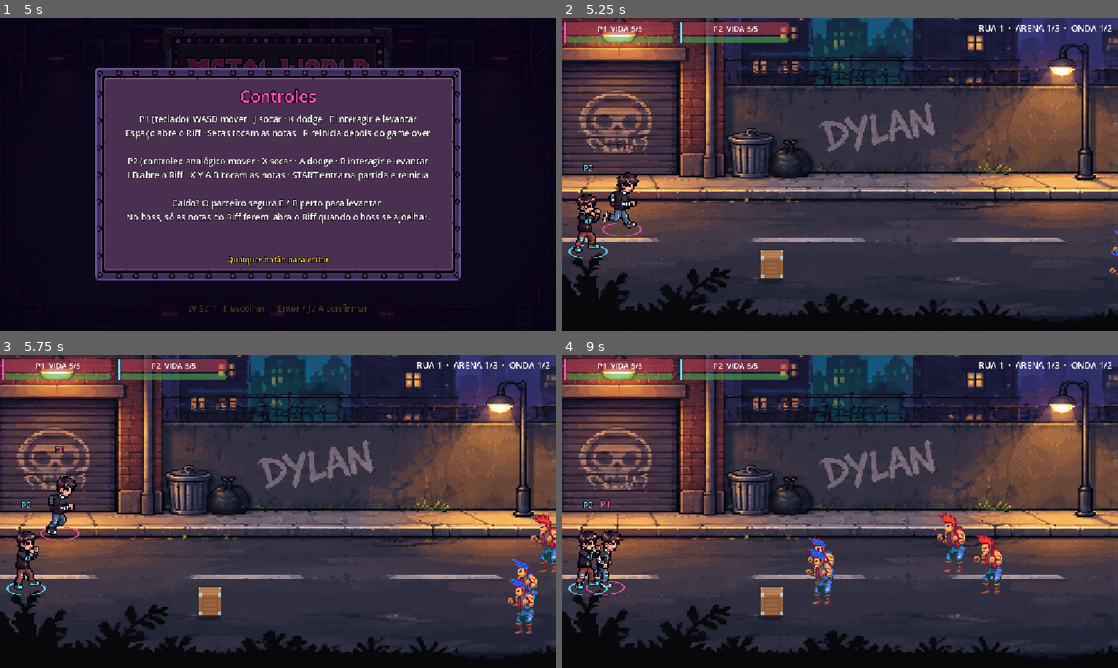
Above: before the commit, frames 1-4 (two rows, left to right).
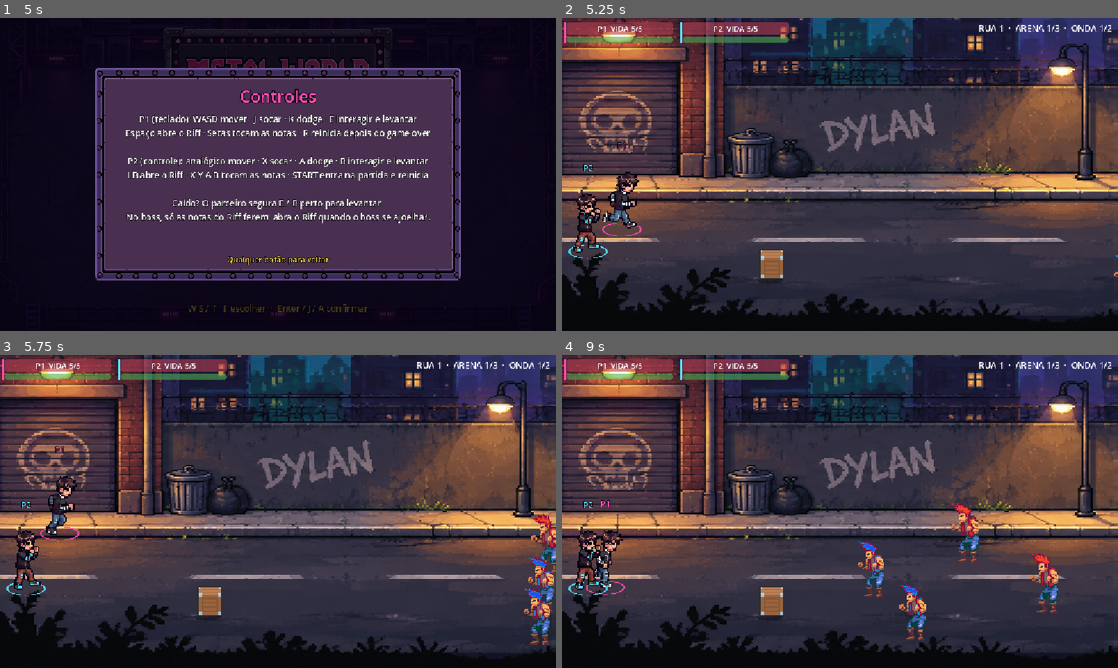
Above: after the commit, the same moments.

Repository: lucas-gif561/metalworld
Game: Godot game, scene res://ui/tela_inicial.tscn
Same seed, same stepped clock (60 frames per second), same inputs: the game is played once before the commit and once after it. Sound files missing from this copy of the repository are replaced by a short silence.
Inputs (mouse positions are in pixels of both pictures, inside the frame that each line leads up to):
- Up to frame 1 (5 s): click "Controles" at 0.5 s; click "Créditos" at 1.25 s; click "Jogar sozinho" at 2 s; click "Jogar sozinho" at 2.75 s; click "Jogar em dupla" at 3.5 s; click "Jogar em dupla" at 4.25 s
- Up to frame 2 (5.25 s): tap Enter at 5 s; move the mouse to (812, 237) at 5.02 s; hold W (mover_cima) from 5.03 s (still down); hold J (atacar) from 5.03 s (still down); click (812, 237) at 5.17 s
- Up to frame 3 (5.75 s): keep holding W (mover_cima); keep holding J (atacar)
- Up to frame 4 (9 s): move the mouse to (1006, 558) at 5.77 s; release J (atacar) at 5.78 s; tap J (atacar) at 5.85, 7.55 s; move the mouse to (673, 464) at 6.52 s; release W (mover_cima) at 6.53 s; hold J (atacar) 6.53-7.28 s; hold A (mover_esquerda) 6.53-8.03 s; tap K (dodge) at 6.6 s; move the mouse to (867, 511) at 7.27 s; tap E (interagir) at 7.35 s; click (867, 511) at 7.42 s; move the mouse to (756, 433) at 8.02 s; hold S (mover_baixo) 8.03-8.78 s; hold J (atacar) 8.03-8.78 s; tap R (p1_reiniciar) at 8.1 s; move the mouse to (962, 495) at 8.77 s; hold D (mover_direita) from 8.78 s (still down); tap Space (p1_riff_mode) at 8.85 s

Frame 1 is identical in both runs. In frame 2, less than 0.1% of the frame differs, in the area x 98-100%, y 67-83%; in frame 3, 1.4%; in frame 4, 3.5%, in the area x 43-90%, y 46-92%.

Commit message:
IA de grupo dos inimigos (estilo Castle Crashers)
Cada jogador tem 2 vagas de ataque, uma de cada lado. Quem pega a vaga
bate 2 vezes, recua e dá a vez; os outros cercam à distância, divididos
entre os dois lados, contornando o jogador em vez de atravessá-lo.
Inimigos não se empilham e devolvem a vaga se ficarem presos.
Teste novo: tests/teste_ia.gd.

Co-Authored-By: Claude Opus 5.5 <noreply@anthropic.com>

Diff:
--- a/inimigos/base/inimigo.gd
+++ b/inimigos/base/inimigo.gd
@@ -13,6 +13,12 @@
 ## branco por tempo_preparo). Use carregar_ataque(funcao) para isso também nos
 ## ataques novos. Um soco do jogador durante a carga cancela o golpe.
 ##
+## IA de grupo (estilo Castle Crashers), usada pelo comportamento padrão:
+## cada jogador tem 2 VAGAS de ataque (uma de cada lado). Só quem pega uma vaga
+## avança e bate; os outros RODEIAM o jogador à distância. Depois de
+## ataques_por_vez golpes o inimigo devolve a vaga e RECUA, dando a vez a outro.
+## Inimigos à distância (atirador, tanque) têm _comportamento próprio.
+##
 ## Profundidade: a ORIGEM do inimigo fica nos pés e a colisão é só uma faixa no
 ## chão (veja inimigo.tscn). Distâncias e faixas comparam a posição dos pés.
 ##
@@ -31,6 +37,19 @@
 @export var faixa_ataque = 30.0
 @export var dano = 1
 @export var intervalo_troca_alvo = 0.5
+
+@export_group("IA de grupo")
+## Golpes seguidos antes de devolver a vaga e recuar
+@export var ataques_por_vez = 2
+## Distância em que os inimigos sem vaga rodeiam o jogador
+@export var raio_espera = 230.0
+## Quanto tempo recua depois de atacar (segundos)
+@export var tempo_recuo = 0.5
+## Depois de devolver a vaga, espera isso antes de pedir de novo (segundos)
+@export var espera_nova_vaga = 1.2
+## Se ficar preso (num barril, atrás de outro inimigo) sem conseguir bater por
+## esse tempo, devolve a vaga para outro tentar (segundos)
+@export var tempo_max_vaga = 3.0
 
 @export_group("Carga do ataque")
 ## Quanto tempo o inimigo avisa (congelado e piscando) antes de atacar
@@ -60,8 +79,20 @@
 var _preparo_id = 0
 var _tempo_troca_alvo = 0.0
 
+# Vagas de ataque: id do jogador -> {-1: inimigo à esquerda, 1: inimigo à direita}
+static var vagas := {}
+var _lado_vaga := 0 # -1 esquerda, 1 direita, 0 sem vaga
+var _dono_vaga = null
+var _ataques_feitos := 0
+var _recuar_ate_ms := 0
+var _pedir_vaga_apos_ms := 0
+var _vaga_desde_ms := 0
+var _angulo_espera := 0.0
+var _lado_espera := 0 # lado do jogador onde espera a vez (0 = escolher)
+
 
 func _ready():
+	_angulo_espera = randf() * TAU
 	add_to_group("inimigos")
 	add_to_group("alvos_golpe")
 	sprite.animation_finished.connect(_ao_terminar_animacao)
@@ -81,6 +112,7 @@
 	Jogo.escalar_colisao($CollisionShape2D, razao)
 	distancia_ataque *= razao
 	faixa_ataque *= razao
+	raio_espera *= razao
 
 
 func _physics_process(delta):
@@ -102,25 +134,56 @@
 	_comportamento(delta)
 
 
-## Comportamento padrão: vai para o lado do jogador, na mesma faixa da rua,
-## e bate de perto (carregando o golpe antes). Inimigos novos sobrescrevem.
-func _comportamento(_delta):
-	var diferenca = jogador.global_position - global_position
-
-	if abs(diferenca.y) <= faixa_ataque and abs(diferenca.x) <= distancia_ataque:
-		velocity = Vector2.ZERO
-		_olhar_para_jogador()
-		if timer_ataque.is_stopped():
-			carregar_ataque(_golpe_de_perto)
+## Comportamento padrão (corpo a corpo, em grupo): pega uma vaga ao lado do
+## jogador e bate; sem vaga, rodeia; depois de atacar, recua.
+## Inimigos novos podem sobrescrever esta função.
+func _comportamento(delta):
+	if Time.get_ticks_msec() < _recuar_ate_ms:
+		_recuar()
+	elif _lado_vaga != 0 or _pedir_vaga():
+		_atacar_pela_vaga()
+		if preparando:
 			return
 	else:
-		var lado = -1.0 if diferenca.x > 0 else 1.0
-		var destino = jogador.global_position + Vector2(lado * distancia_ataque * 0.8, 0)
-		velocity = global_position.direction_to(destino) * velocidade
-		_olhar_para_jogador()
-
+		_rodear(delta)
+
+	velocity += _separacao()
+	_olhar_para_jogador()
 	_atualizar_animacao()
 	move_and_slide()
+
+
+## Vai até o seu lado do jogador, na mesma faixa, e bate
+func _atacar_pela_vaga():
+	if Time.get_ticks_msec() - _vaga_desde_ms > int(tempo_max_vaga * 1000.0):
+		_liberar_vaga()
+		velocity = Vector2.ZERO
+		return
+	var diferenca = jogador.global_position - global_position
+	var destino = jogador.global_position + Vector2(_lado_vaga * distancia_ataque * 0.8, 0)
+
+	# Está do lado errado (flanqueando): contorna por cima/baixo em vez de atravessar o jogador
+	var lado_atual = signf(global_position.x - jogador.global_position.x)
+	# (só volta para a faixa do jogador depois de chegar ao lado certo)
+	if lado_atual != _lado_vaga and abs(diferenca.x) < distancia_ataque * 2.0:
+		destino = _contornar(jogador.global_position.x + _lado_vaga * distancia_ataque, faixa_ataque * 3.5)
+
+	if abs(diferenca.y) <= faixa_ataque and abs(diferenca.x) <= distancia_ataque and lado_atual == _lado_vaga:
+		velocity = Vector2.ZERO
+		if timer_ataque.is_stopped():
+			_olhar_para_jogador()
+			carregar_ataque(_golpe_da_vaga)
+	else:
+		velocity = global_position.direction_to(destino) * velocidade
+
+
+func _golpe_da_vaga():
+	_golpe_de_perto()
+	_ataques_feitos += 1
+	_vaga_desde_ms = Time.get_ticks_msec()
+	if _ataques_feitos >= ataques_por_vez:
+		_liberar_vaga()
+		_recuar_ate_ms = Time.get_ticks_msec() + int(tempo_recuo * 1000.0)
 
 
 ## Golpe de perto: acerta quem ainda estiver na frente e na mesma faixa
@@ -129,6 +192,118 @@
 		var diferenca = alvo.global_position - global_position
 		if abs(diferenca.x) <= distancia_ataque * 1.25 and abs(diferenca.y) <= faixa_ataque * 1.5:
 			alvo.receber_dano(dano)
+
+
+# ---------------------------------------------------------------- IA de grupo
+
+## Tenta reservar a vaga do lado em que está esperando.
+func _pedir_vaga() -> bool:
+	if Time.get_ticks_msec() < _pedir_vaga_apos_ms or not Jogo.esta_vivo(jogador):
+		return false
+	var chave = jogador.get_instance_id()
+	var lados = vagas.get(chave, {})
+	for lado in lados.keys():
+		var ocupante = lados[lado]
+		if not is_instance_valid(ocupante) or ocupante.morto or ocupante.jogador != jogador:
+			lados.erase(lado)
+	var lado_atual = 1 if global_position.x >= jogador.global_position.x else -1
+	var lado = _lado_espera if _lado_espera != 0 else lado_atual
+	# Só pega a vaga do lado em que espera, e depois de chegar nele
+	if lados.has(lado) or lado != lado_atual:
+		return false
+	lados[lado] = self
+	vagas[chave] = lados
+	_lado_vaga = lado
+	_lado_espera = 0
+	_dono_vaga = jogador
+	_ataques_feitos = 0
+	_vaga_desde_ms = Time.get_ticks_msec()
+	return true
+
+
+func _liberar_vaga() -> void:
+	if _lado_vaga == 0:
+		return
+	if is_instance_valid(_dono_vaga):
+		var lados = vagas.get(_dono_vaga.get_instance_id(), {})
+		if lados.get(_lado_vaga) == self:
+			lados.erase(_lado_vaga)
+	_lado_vaga = 0
+	_dono_vaga = null
+	_pedir_vaga_apos_ms = Time.get_ticks_msec() + int(espera_nova_vaga * 1000.0)
+
+
+## Sem vaga: circula o jogador numa meia elipse (achatada, como a rua) do
+## lado em que espera a vez. Para trocar de lado, contorna por cima ou por baixo.
+func _rodear(delta) -> void:
+	if _lado_espera == 0:
+		_lado_espera = _escolher_lado_espera()
+	_angulo_espera = wrapf(_angulo_espera + delta * 0.35, 0.0, TAU)
+	var centro = jogador.global_position
+	var ponto = centro + Vector2(abs(cos(_angulo_espera)) * _lado_espera, sin(_angulo_espera) * 0.45) * raio_espera
+	var lado_atual = signf(global_position.x - centro.x)
+	if lado_atual != _lado_espera and abs(global_position.x - centro.x) < raio_espera:
+		ponto = _contornar(centro.x + _lado_espera * raio_espera * 0.6, raio_espera * 0.45)
+	ponto = _dentro_da_arena(ponto)
+	if global_position.distance_to(ponto) > 24.0 * escala_personagem:
+		velocity = global_position.direction_to(ponto) * velocidade * 0.7
+	else:
+		velocity = Vector2.ZERO
+
+
+## Lado do jogador com menos inimigos (atacando ou esperando): assim o grupo
+## cerca o jogador pelos dois lados em vez de se amontoar num só.
+func _escolher_lado_espera() -> int:
+	var carga = {-1: 0, 1: 0}
+	for outro in get_tree().get_nodes_in_group("inimigos"):
+		if outro == self or not outro is Inimigo or outro.morto or outro.jogador != jogador:
+			continue
+		var lado = outro._lado_vaga if outro._lado_vaga != 0 else outro._lado_espera
+		if lado != 0:
+			carga[lado] += 1
+	var atual = 1 if global_position.x >= jogador.global_position.x else -1
+	return -atual if carga[-atual] < carga[atual] else atual
+
+
+## Ponto para passar por cima ou por baixo do jogador (sem atravessá-lo),
+## pelo lado da rua que tiver espaço.
+func _contornar(x: float, distancia_y: float) -> Vector2:
+	var centro_y = jogador.global_position.y
+	var desvio = -1.0 if global_position.y < centro_y else 1.0
+	var ponto = _dentro_da_arena(Vector2(x, centro_y + desvio * distancia_y))
+	if abs(ponto.y - centro_y) < distancia_y * 0.4:
+		ponto = _dentro_da_arena(Vector2(x, centro_y - desvio * distancia_y))
+	return ponto
+
+
+## Depois de atacar: se afasta do jogador por um instante
+func _recuar() -> void:
+	var fuga = jogador.global_position.direction_to(global_position)
+	if fuga == Vector2.ZERO:
+		fuga = Vector2(randf_range(-1, 1), 0).normalized()
+	velocity = fuga * velocidade * 0.9
+
+
+## Empurra para longe de outros inimigos muito perto (não se empilham)
+func _separacao() -> Vector2:
+	var forca = Vector2.ZERO
+	var raio = 44.0 * escala_personagem
+	for outro in get_tree().get_nodes_in_group("inimigos"):
+		if outro == self or outro.morto:
+			continue
+		var d = global_position - outro.global_position
+		var dist = d.length()
+		if dist > 0.01 and dist < raio:
+			forca += d / dist * (raio - dist) / raio * velocidade * 0.8
+	return forca
+
+
+func _dentro_da_arena(ponto: Vector2) -> Vector2:
+	var cena = get_tree().current_scene
+	if cena and cena.has_method("limites_arena"):
+		var limites = cena.limites_arena()
+		return ponto.clamp(limites.position, limites.end)
+	return ponto
 
 
 ## Avisa o ataque (congela no 1º quadro do "attack", piscando branco) e depois
@@ -181,8 +356,20 @@
 
 func _atualizar_alvo(delta):
 	_tempo_troca_alvo -= delta
+	# Com vaga reservada, só troca de alvo se o dele cair ou se o outro
+	# jogador estiver bem mais perto (menos da metade da distância)
+	if _lado_vaga != 0 and Jogo.esta_vivo(jogador):
+		var mais_perto = Jogo.jogador_mais_proximo(global_position)
+		var distancia = global_position.distance_to(jogador.global_position)
+		if mais_perto == jogador or global_position.distance_to(mais_perto.global_position) > distancia * 0.5:
+			return
+		_tempo_troca_alvo = 0.0
 	if _tempo_troca_alvo <= 0.0 or not Jogo.esta_vivo(jogador):
-		jogador = Jogo.jogador_mais_proximo(global_position)
+		var novo = Jogo.jogador_mais_proximo(global_position)
+		if novo != jogador:
+			_liberar_vaga()
+			_lado_espera = 0
+		jogador = novo
 		_tempo_troca_alvo = intervalo_troca_alvo
 
 
@@ -225,8 +412,13 @@
 		create_tween().tween_property(sprite, "modulate", Color.WHITE, 0.2)
 
 
+func _exit_tree():
+	_liberar_vaga()
+
+
 func morrer():
 	morto = true
+	_liberar_vaga()
 	velocity = Vector2.ZERO
 	$CollisionShape2D.set_deferred("disabled", true)
 	morreu.emit(self)
--- /dev/null
+++ b/tests/teste_ia.gd
@@ -0,0 +1,109 @@
+extends SceneTree
+## Teste da IA de grupo dos inimigos (estilo Castle Crashers): vagas de
+## ataque por lado, revezamento, rodear à distância, não empilhar e co-op.
+## Rode com: tests/rodar_testes.sh
+
+var jogo: Node
+var falhas := 0
+
+
+func checar(condicao: bool, texto: String) -> void:
+	if condicao:
+		print("  ok    ", texto)
+	else:
+		falhas += 1
+		print("  FALHOU ", texto)
+
+
+func esperar(segundos: float) -> void:
+	await create_timer(segundos, true, false, true).timeout
+
+
+func _initialize() -> void:
+	_rodar()
+
+
+func _cena_limpa(p2: bool) -> Node:
+	jogo.p2_ativo = p2
+	change_scene_to_file("res://fases/rua_1/rua_1.tscn")
+	await esperar(0.6)
+	# Sem ondas da fase: só os inimigos criados pelo teste
+	for no in current_scene.find_children("*", "", true, false):
+		if no.has_method("criar_onda"):
+			no.reiniciando = true
+	for e in get_nodes_in_group("inimigos"):
+		e.queue_free()
+	await process_frame
+	return current_scene
+
+
+func _criar(cena, n: int, centro: Vector2) -> Array:
+	var lista = []
+	for i in n:
+		var e = load("res://inimigos/base/inimigo.tscn").instantiate()
+		cena.add_child(e)
+		e.global_position = centro + Vector2(260 + 40 * i, -60 + 40 * i)
+		lista.append(e)
+	return lista
+
+
+func _rodar() -> void:
+	jogo = root.get_node("Jogo")
+
+	print("== Grupo contra um jogador")
+	var cena = await _cena_limpa(false)
+	var p1 = jogo.jogador_por_id(1)
+	p1.set_physics_process(false)
+	p1.invencivel = true
+	p1.global_position = cena.limites_arena().get_center()
+	var inimigos = _criar(cena, 5, p1.global_position)
+
+	var max_vagas = 0
+	var atacaram = {}
+	var dist_min = INF
+	var esperando_longe = 0
+	var amostras = 0
+	var t0 = Time.get_ticks_msec()
+	while Time.get_ticks_msec() - t0 < 12000:
+		await process_frame
+		var com_vaga = inimigos.filter(func(e): return is_instance_valid(e) and e._lado_vaga != 0)
+		max_vagas = max(max_vagas, com_vaga.size())
+		for e in inimigos:
+			if e.preparando:
+				atacaram[e] = true
+		if Time.get_ticks_msec() - t0 > 3000:
+			amostras += 1
+			for e in inimigos:
+				if e._lado_vaga == 0 and Time.get_ticks_msec() >= e._recuar_ate_ms and e.global_position.distance_to(p1.global_position) > e.raio_espera * 0.5:
+					esperando_longe += 1
+			for i in inimigos.size():
+				for j in range(i + 1, inimigos.size()):
+					dist_min = min(dist_min, inimigos[i].global_position.distance_to(inimigos[j].global_position))
+	var lados = {}
+	for e in inimigos:
+		if e._lado_vaga != 0:
+			lados[e._lado_vaga] = true
+	checar(max_vagas <= 2, "no máximo 2 inimigos com vaga de ataque ao mesmo tempo (%d)" % max_vagas)
+	checar(atacaram.size() >= 3, "inimigos se revezam no ataque (%d diferentes atacaram)" % atacaram.size())
+	checar(esperando_longe > amostras, "quem está sem vaga rodeia à distância")
+	checar(dist_min > 20.0, "inimigos não se empilham (menor distância %.0f px)" % dist_min)
+
+	print("== Co-op: vagas por jogador")
+	cena = await _cena_limpa(true)
+	p1 = jogo.jogador_por_id(1)
+	var p2 = jogo.jogador_por_id(2)
+	for p in [p1, p2]:
+		p.set_physics_process(false)
+		p.invencivel = true
+	var centro = cena.limites_arena().get_center()
+	p1.global_position = centro - Vector2(250, 0)
+	p2.global_position = centro + Vector2(250, 0)
+	var grupo1 = _criar(cena, 3, p1.global_position - Vector2(520, 0))
+	var grupo2 = _criar(cena, 3, p2.global_position)
+	await esperar(3.0)
+	var vagas_p1 = (grupo1 + grupo2).filter(func(e): return e._lado_vaga != 0 and e.jogador == p1).size()
+	var vagas_p2 = (grupo1 + grupo2).filter(func(e): return e._lado_vaga != 0 and e.jogador == p2).size()
+	checar(vagas_p1 >= 1 and vagas_p1 <= 2 and vagas_p2 >= 1 and vagas_p2 <= 2, "cada jogador tem as próprias 2 vagas (P1 %d, P2 %d)" % [vagas_p1, vagas_p2])
+
+	print("RESULTADO: ", "PASSOU" if falhas == 0 else "FALHOU (%d)" % falhas)
+	quit(1 if falhas > 0 else 0)
Not shown, changed: AGENTS.md
Not shown, changed: docs/DOCUMENTACAO.md
